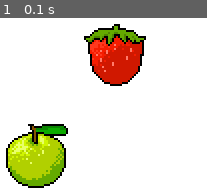
Above: before the commit, frame 1.
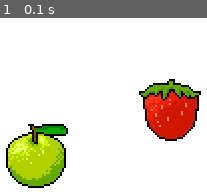
Above: after the commit, the same moment.

Repository: Joshkaki00/pygame-tutorial
Game: pygame game, started from game.py
Two runs of this game, one before a commit and one after it. Both use one fixed random seed, a clock stepped at 60 frames per second and the inputs below.
Inputs:
- Up to frame 1 (0.1 s): no input

The runs differ from the first frame. In frame 1, 15% of the frame differs, in the area x 40-98%, y 3-70%.

Commit message:
updated pygame

Diff:
--- a/game.py
+++ b/game.py
@@ -20,7 +20,7 @@
 
 # Instance of GameObject
 apple = GameObject(120, 300, 'apple.png')
-strawberry = GameObject(200, 200, 'strawberry.png')
+strawberry = GameObject(255, 255, 'strawberry.png')
 
 # Create the game loop
 running = True
